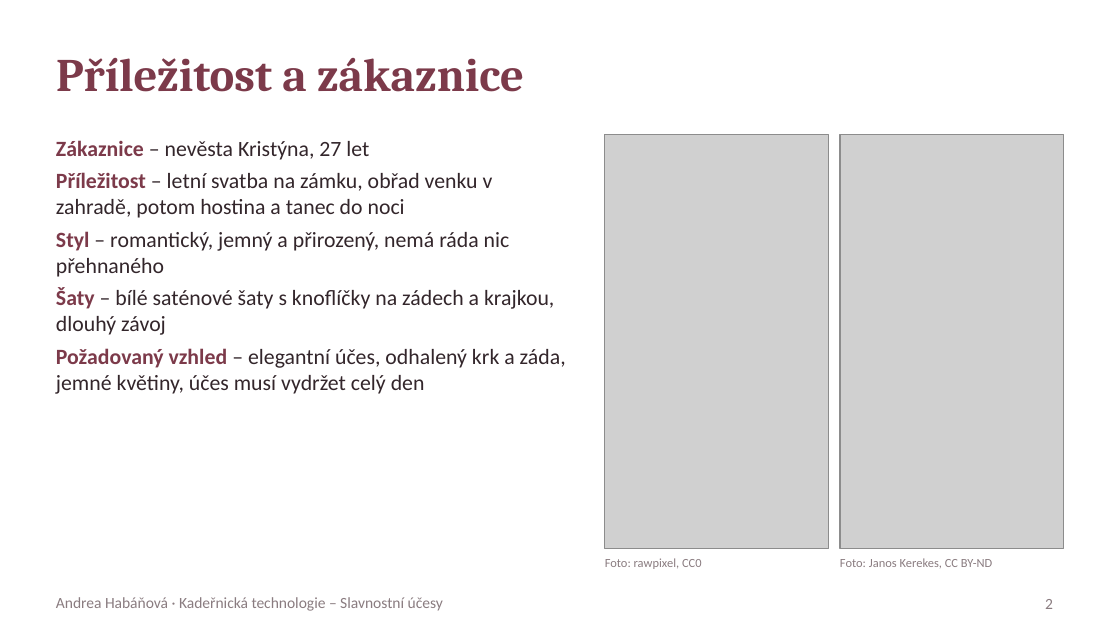
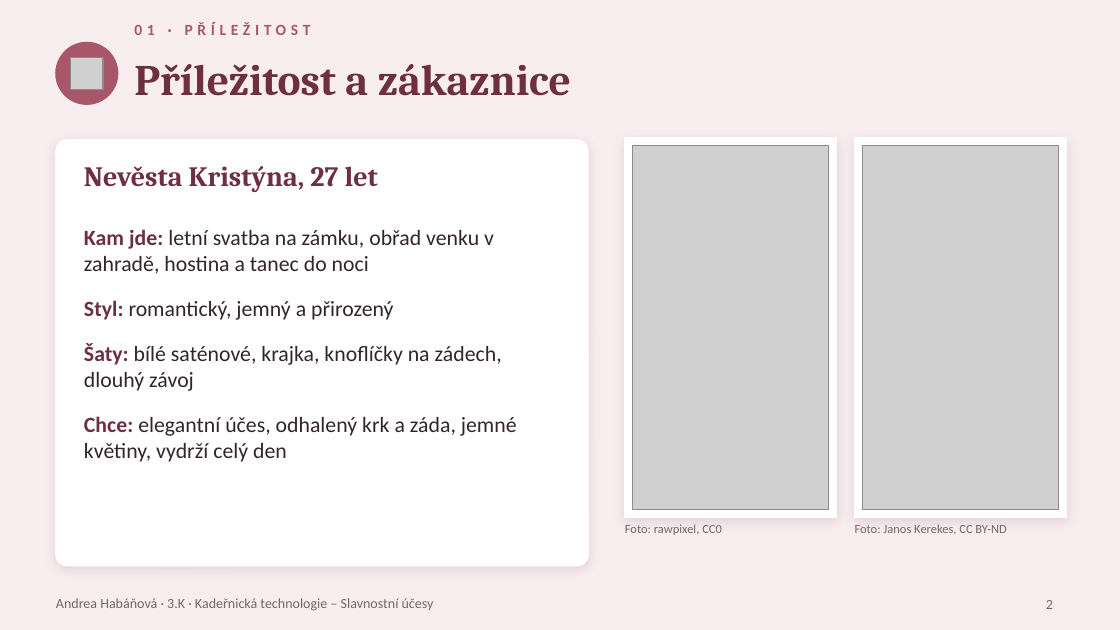
Before and after one commit to tdrzt4grdp-beep/P, a slide deck: slide 2 of svatebni_uces/Svatebni_uces_Habanova.pptx. Drawn at 1120x630 pixels with LibreOffice and Linux fonts; fonts in the diff are those of the drawing; grey boxes stand for pictures. Boxes give left, top, right and bottom in pixels: in the first picture for what was removed or moved away, otherwise in the second. Text is boxed around its words. In the diff, an @@ line names an element or a change of style, - is before the commit and + after.

```diff
--- a/svatebni_uces/Svatebni_uces_Habanova.pptx
+++ b/svatebni_uces/Svatebni_uces_Habanova.pptx
@@ background #FFFFFF to #F8EEF0 @@
@@ text added at <box>134,22,311,35</box>, 10 pt, text #A8576A, bold @@
+01 · PŘÍLEŽITOST
@@ ellipse added at <box>56,43,118,104</box>, fill #A8576A, outline #A8576A 1 pt @@
@@ picture added at <box>71,57,103,90</box> @@
@@ title "Příležitost a zákaznice": place and size @@
-title "Příležitost a zákaznice" at <box>56,58,524,92</box>
+title "Příležitost a zákaznice" at <box>134,64,571,96</box>
@@ title "Příležitost a zákaznice" at <box>134,64,571,96</box>: size 30 to 28 pt, text colour #7C3A4A to #6E2F40 @@
@@ rounded rectangle added at <box>56,140,588,566</box>, fill #FFFFFF, outline #FFFFFF 1 pt @@
@@ rectangle added at <box>625,138,837,517</box>, fill #FFFFFF, outline #FFFFFF 1 pt @@
@@ picture: place and size @@
-picture at <box>605,134,829,549</box>
+picture at <box>633,146,829,510</box>
@@ rectangle added at <box>855,138,1066,517</box>, fill #FFFFFF, outline #FFFFFF 1 pt @@
@@ picture: place and size @@
-picture at <box>840,134,1064,549</box>
+picture at <box>862,146,1058,510</box>
@@ text added at <box>84,166,378,192</box>, 18 pt, text #6E2F40, bold @@
+Nevěsta Kristýna, 27 let
@@ text at <box>84,229,517,462</box>: text changed @@
-• Zákaznice – nevěsta Kristýna, 27 let
-• Příležitost – letní svatba na zámku, obřad venku v zahradě, potom hostina a tanec do noci
-• Styl – romantický, jemný a přirozený, nemá ráda nic přehnaného
-• Šaty – bílé saténové šaty s knoflíčky na zádech a krajkou, dlouhý závoj
-• Požadovaný vzhled – elegantní účes, odhalený krk a záda, jemné květiny, účes musí vydržet celý den
+Kam jde: letní svatba na zámku, obřad venku v zahradě, hostina a tanec do noci
+Styl: romantický, jemný a přirozený
+Šaty: bílé saténové, krajka, knoflíčky na zádech, dlouhý závoj
+Chce: elegantní účes, odhalený krk a záda, jemné květiny, vydrží celý den
@@ text "Foto: rawpixel, CC0" at <box>625,524,722,535</box>: text colour #8A7C80 to #75666B; vertical alignment middle to top @@
@@ text "Foto: rawpixel, CC0": place and size @@
-text "Foto: rawpixel, CC0" at <box>605,558,702,569</box>
+text "Foto: rawpixel, CC0" at <box>625,524,722,535</box>
@@ text "Foto: Janos Kerekes, CC BY-ND": place and size @@
-text "Foto: Janos Kerekes, CC BY-ND" at <box>840,558,992,568</box>
+text "Foto: Janos Kerekes, CC BY-ND" at <box>855,524,1006,533</box>
@@ text "Foto: Janos Kerekes, CC BY-ND" at <box>855,524,1006,533</box>: text colour #8A7C80 to #75666B; vertical alignment middle to top @@
@@ text at <box>56,598,434,611</box>: text changed; size 10 to 9 pt; text colour #8A7C80 to #75666B @@
-Andrea Habáňová · Kadeřnická technologie – Slavnostní účesy
+Andrea Habáňová · 3.K · Kadeřnická technologie – Slavnostní účesy
@@ page number at <box>1046,600,1053,609</box>: size 10 to 9 pt, text colour #8A7C80 to #75666B @@
```
Also in this commit, not shown: 8 other slides changed, 5 other files.
